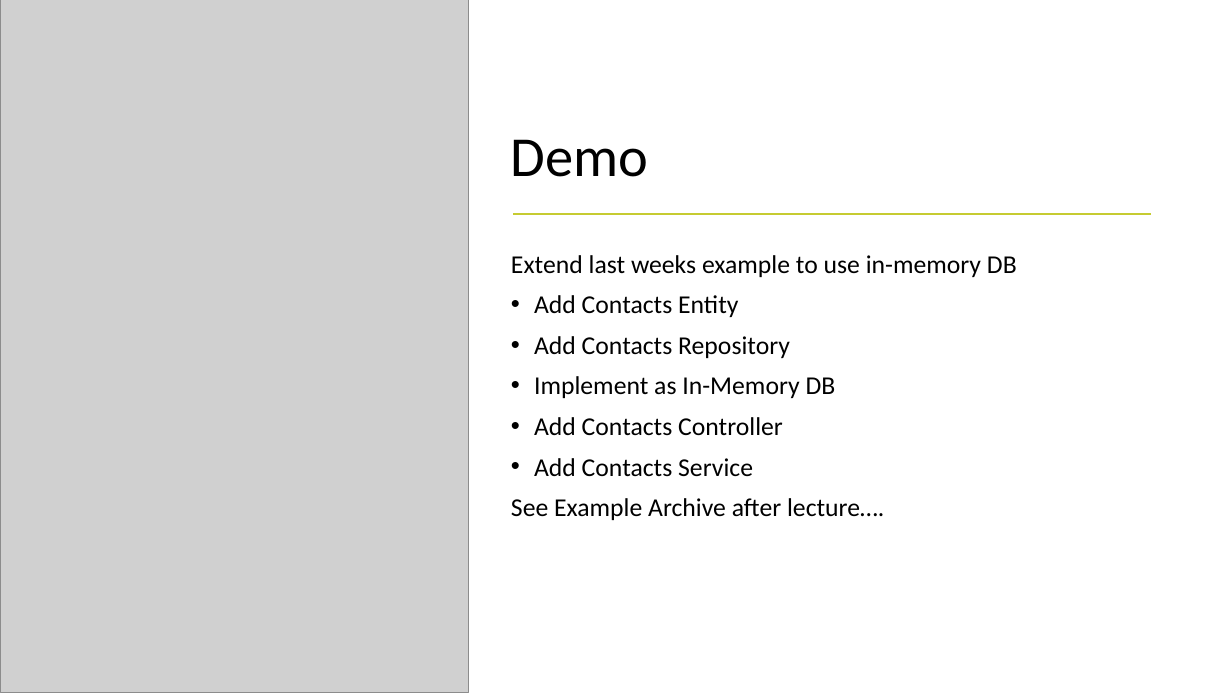
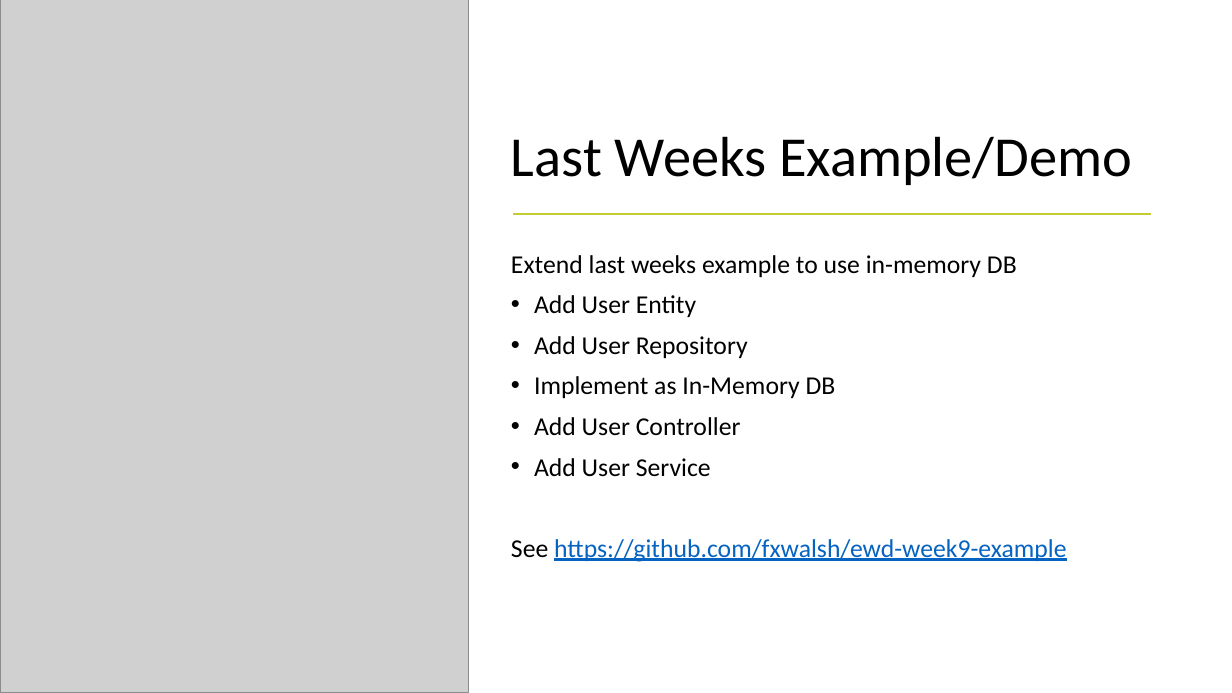
Before and after one commit to diarmuidoconnor/ewd-module-2025, a slide deck: slide 3 of topic10/talk-0/Joi.pptx. Drawn at 1232x693 pixels with LibreOffice and Linux fonts; fonts in the diff are those of the drawing; grey boxes stand for pictures. Boxes give left, top, right and bottom in pixels: in the first picture for what was removed or moved away, otherwise in the second. Text is boxed around its words. In the diff, an @@ line names an element or a change of style, - is before the commit and + after.

Commit message:
week10

```diff
--- a/topic10/talk-0/Joi.pptx
+++ b/topic10/talk-0/Joi.pptx
@@ title at bbox=[511, 136, 1132, 185]: text changed @@
-Demo
+Last Weeks Example/Demo
@@ text at bbox=[534, 295, 748, 358]: text changed @@
-• Add Contacts Entity
-• Add Contacts Repository
+• Add User Entity
+• Add User Repository
@@ text at bbox=[511, 417, 1066, 562]: text changed; text colour #000000 to #0563C1 @@
-• Add Contacts Controller
-• Add Contacts Service
-See Example Archive after lecture….
+• Add User Controller
+• Add User Service
+See https://github.com/fxwalsh/ewd-week9-example
```
Also in this commit, not shown: 9 other slides changed, 1 slide added, 7 other files.
